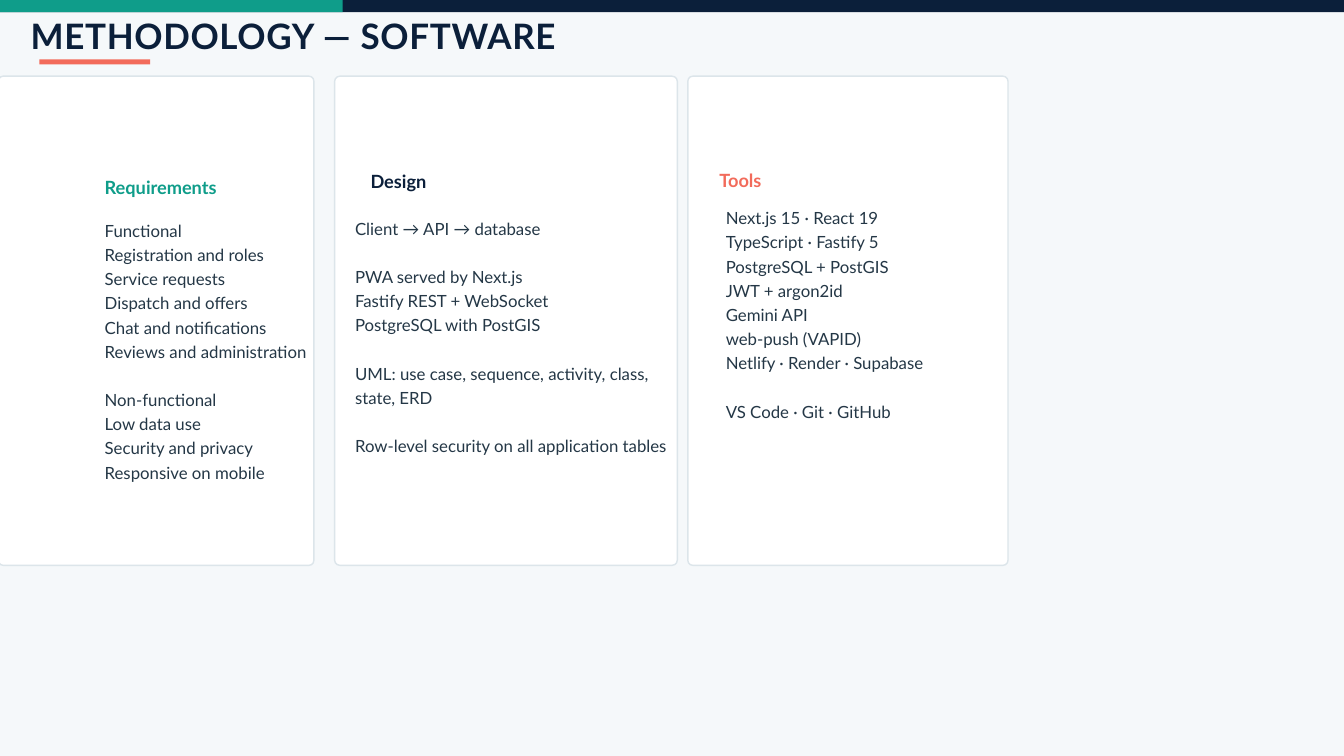
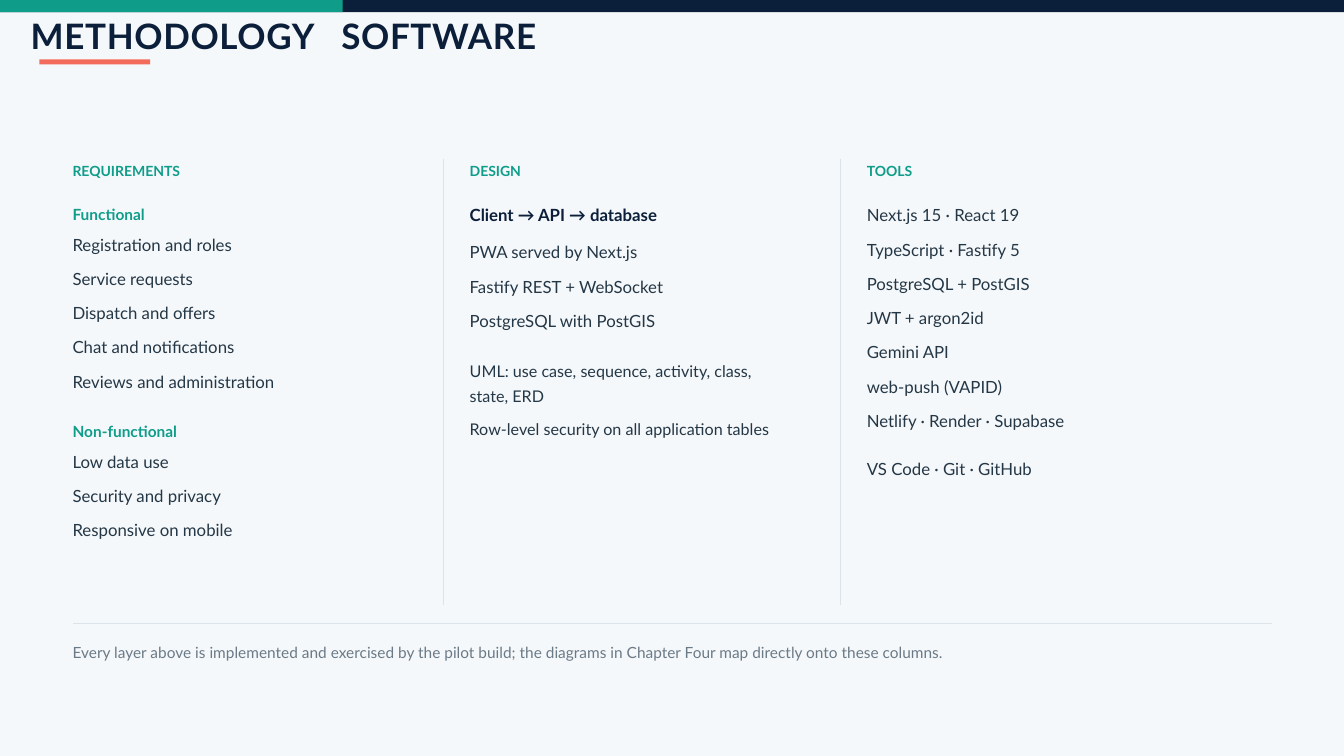
Before and after one commit to malama996/Umodzi-Conneckt, a slide deck: slide 11 of Umodzi_Connect_Defence_Package/Umodzi_Connect_Final_Defence_Presentation.pptx. Drawn at 1344x756 pixels with LibreOffice and Linux fonts; fonts in the diff are those of the drawing. Boxes give left, top, right and bottom in pixels: in the first picture for what was removed or moved away, otherwise in the second. Text is boxed around its words. In the diff, an @@ line names an element or a change of style, - is before the commit and + after.

Commit message:
Rebuild the defence deck as typographic layouts and cite the problem statement in Harvard form.
Cards and filled bars were reading as generic template slides, so each content slide is now set in type separated by hairlines, and the problem statement cites only sources already listed in the report.

```diff
--- a/Umodzi_Connect_Defence_Package/Umodzi_Connect_Final_Defence_Presentation.pptx
+++ b/Umodzi_Connect_Defence_Package/Umodzi_Connect_Final_Defence_Presentation.pptx
@@ text at (31, 23, 536, 50): text changed @@
-METHODOLOGY — SOFTWARE
+METHODOLOGY SOFTWARE
@@ rounded rectangle removed at (0, 77, 314, 566) @@
@@ rounded rectangle removed at (335, 77, 678, 566) @@
@@ rounded rectangle removed at (688, 77, 1008, 566) @@
@@ text at (73, 165, 181, 178): text changed; size 13 to 10 pt @@
-Requirements
+REQUIREMENTS
@@ line added from (444, 159) to (444, 605), #DCE4E9 0.5 pt @@
@@ text at (470, 165, 521, 176): text changed; size 13 to 10 pt; text colour #0B1F3A to #0F9D8A @@
-Design
+DESIGN
@@ line added from (841, 159) to (841, 605), #DCE4E9 0.5 pt @@
@@ vertical alignment middle to top in 3 elements at (73, 165, 181, 178), (470, 165, 521, 176), (867, 165, 912, 176) @@
@@ text at (867, 165, 912, 176): text changed; size 13 to 10 pt; text colour #F26B5B to #0F9D8A @@
-Tools
+TOOLS
@@ text "Functional": place and size @@
-text "Functional" at (105, 224, 307, 482)
+text "Functional" at (73, 208, 275, 539)
@@ text "Functional" at (73, 208, 275, 539): size 12 to 11 pt, text colour #243746 to #0F9D8A, bold on in "Functional", "Non-functional"; line spacing 1.2 to 1.28; more space between paragraphs @@
@@ text "Client → API → database": place and size @@
-text "Client → API → database" at (355, 222, 667, 455)
+text "Client → API → database" at (470, 208, 769, 438)
@@ text "Client → API → database" at (470, 208, 769, 438): text colour #243746 to #0B1F3A, bold on in "Client → API → database"; size 12 to 11.5 pt in "UML: use case, sequence, activity, class, state, ...", "Row-level security on all application tables"; line spacing 1.2 to 1.28; more space between paragraphs @@
@@ text "Next.js 15 · React 19": place and size @@
-text "Next.js 15 · React 19" at (726, 212, 923, 418)
+text "Next.js 15 · React 19" at (867, 209, 1064, 475)
@@ text "Next.js 15 · React 19" at (867, 209, 1064, 475): line spacing 1.2 to 1.28; more space between paragraphs @@
@@ line added from (73, 623) to (1272, 623), #DCE4E9 0.5 pt @@
@@ text added at (73, 646, 943, 661), 11 pt, text #6B7A87 @@
+Every layer above is implemented and exercised by the pilot build; the diagrams in Chapter Four map directly onto these columns.
```
Also in this commit, not shown: 9 other slides changed, 2 slides added, 2 slides removed, 2 other files.
